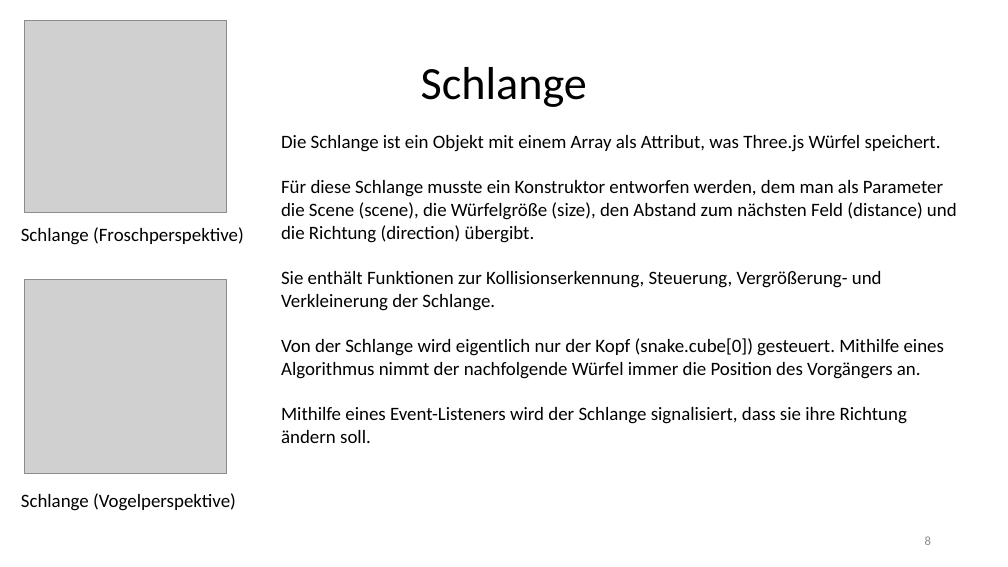
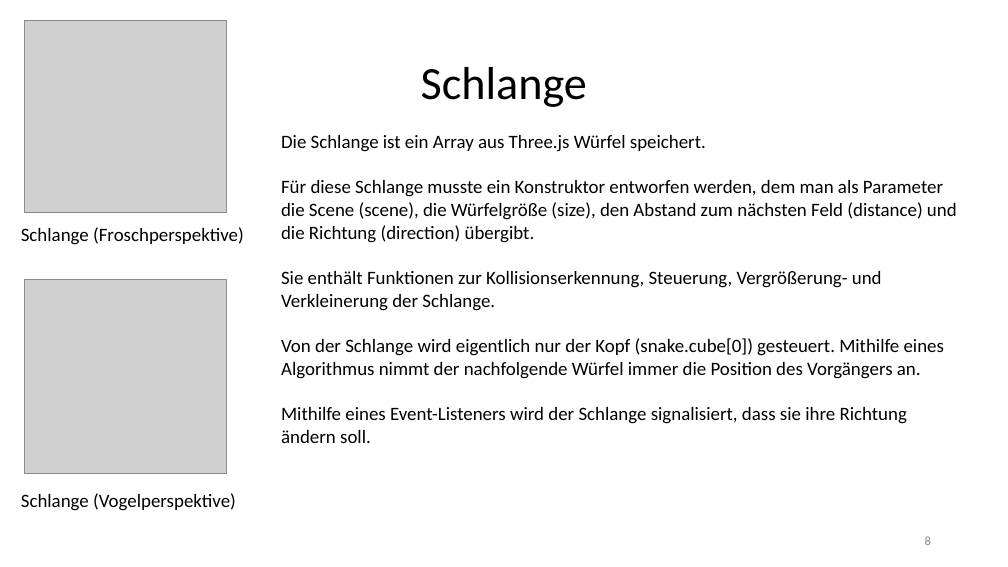
Before and after one commit to RamoramaInteractive/GDV-Projekt, a slide deck: slide 8 of FinalePräsentation.pptx. Drawn at 1008x567 pixels with LibreOffice and Linux fonts; fonts in the diff are those of the drawing; grey boxes stand for pictures. Boxes give left, top, right and bottom in pixels: in the first picture for what was removed or moved away, otherwise in the second. Text is boxed around its words. In the diff, an @@ line names an element or a change of style, - is before the commit and + after.

```diff
--- a/FinalePräsentation.pptx
+++ b/FinalePräsentation.pptx
@@ text at box(281, 135, 706, 152): text changed @@
-Die Schlange ist ein Objekt mit einem Array als Attribut, was Three.js Würfel speichert.
+Die Schlange ist ein Array aus Three.js Würfel speichert.
```
Also in this commit, not shown: 1 other slide changed, 2 other files.
